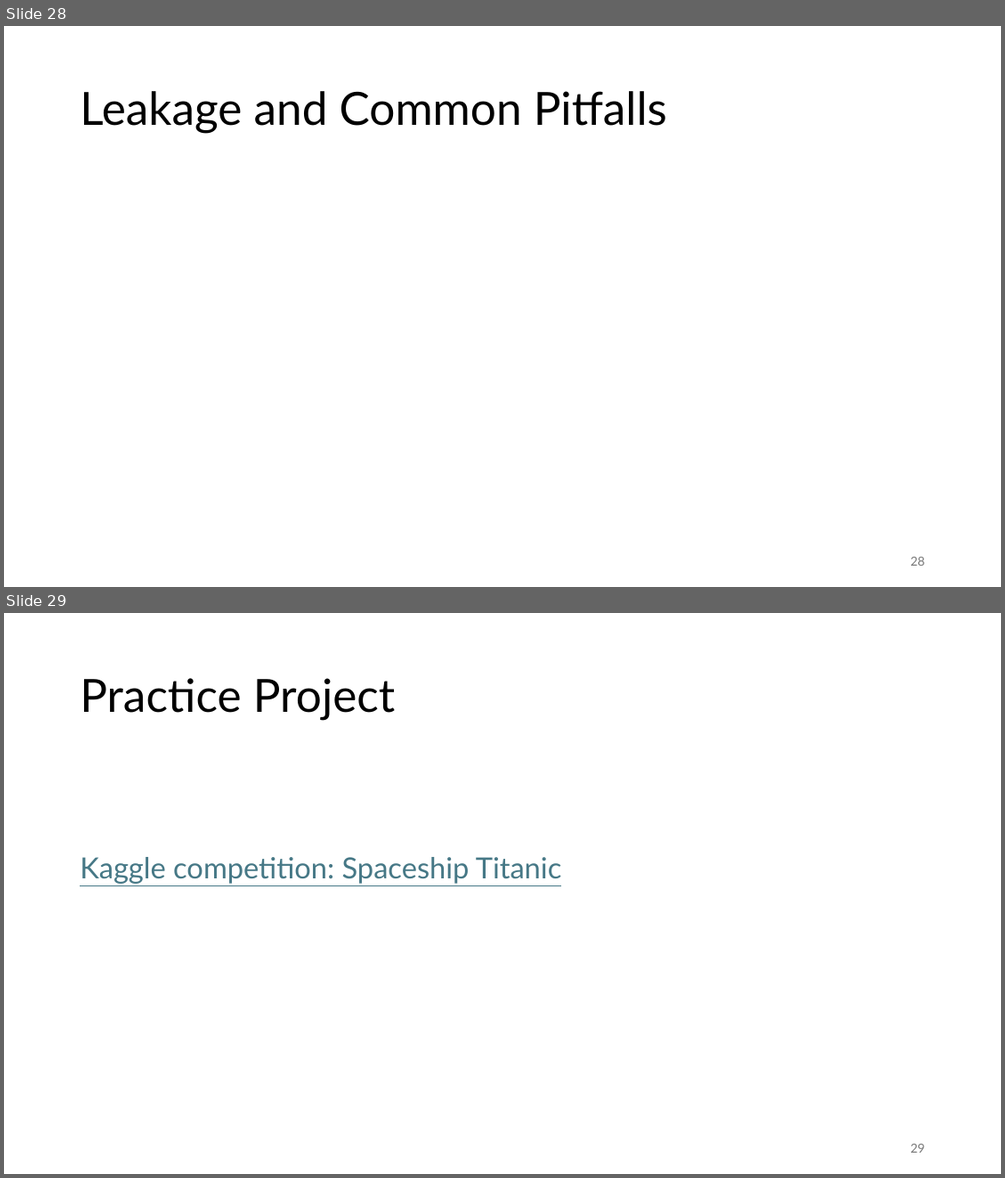
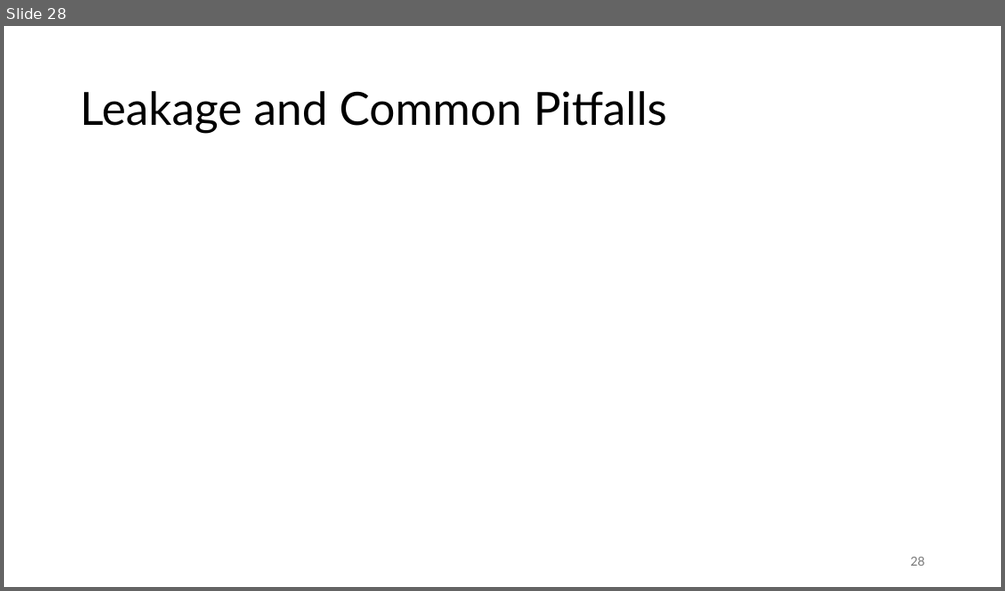
Before and after one commit to FelixWick/data_science, a slide deck: slides/6_feature_engineering.pptx. Shown one above the other, each under a label of ours: slides 28 and 29 before the commit, slide 28 after it. The pictures are 1005x1178 and 1005x591 pixels, drawn with LibreOffice and Linux fonts; fonts in the diff are those of the drawing. Boxes give left, top, right and bottom in pixels: in the first picture for what was removed or moved away, otherwise in the second. Text is boxed around its words. In the diff, an @@ line names an element or a change of style, - is before the commit and + after.

```diff
--- a/slides/6_feature_engineering.pptx
+++ b/slides/6_feature_engineering.pptx
@@ slide 29 removed at bbox=[4, 613, 1001, 1174], background #FFFFFF @@
@@ title removed at bbox=[80, 678, 395, 720] @@
-Practice Project
@@ text removed at bbox=[80, 857, 562, 884] @@
-Kaggle competition: Spaceship Titanic
@@ page number removed at bbox=[910, 1143, 924, 1152] @@
-29
```
Also in this commit, not shown: 3 other files.
